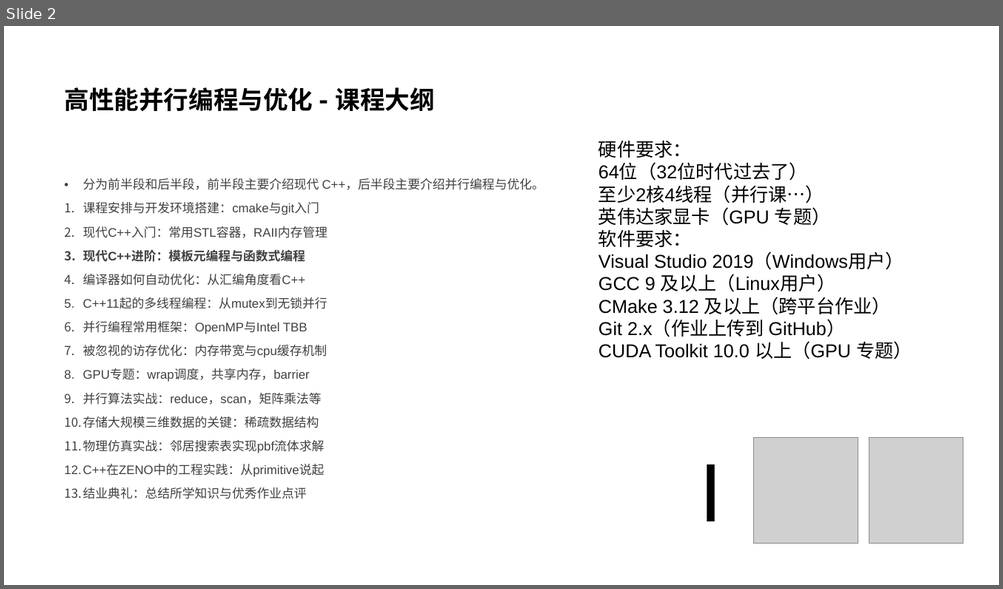
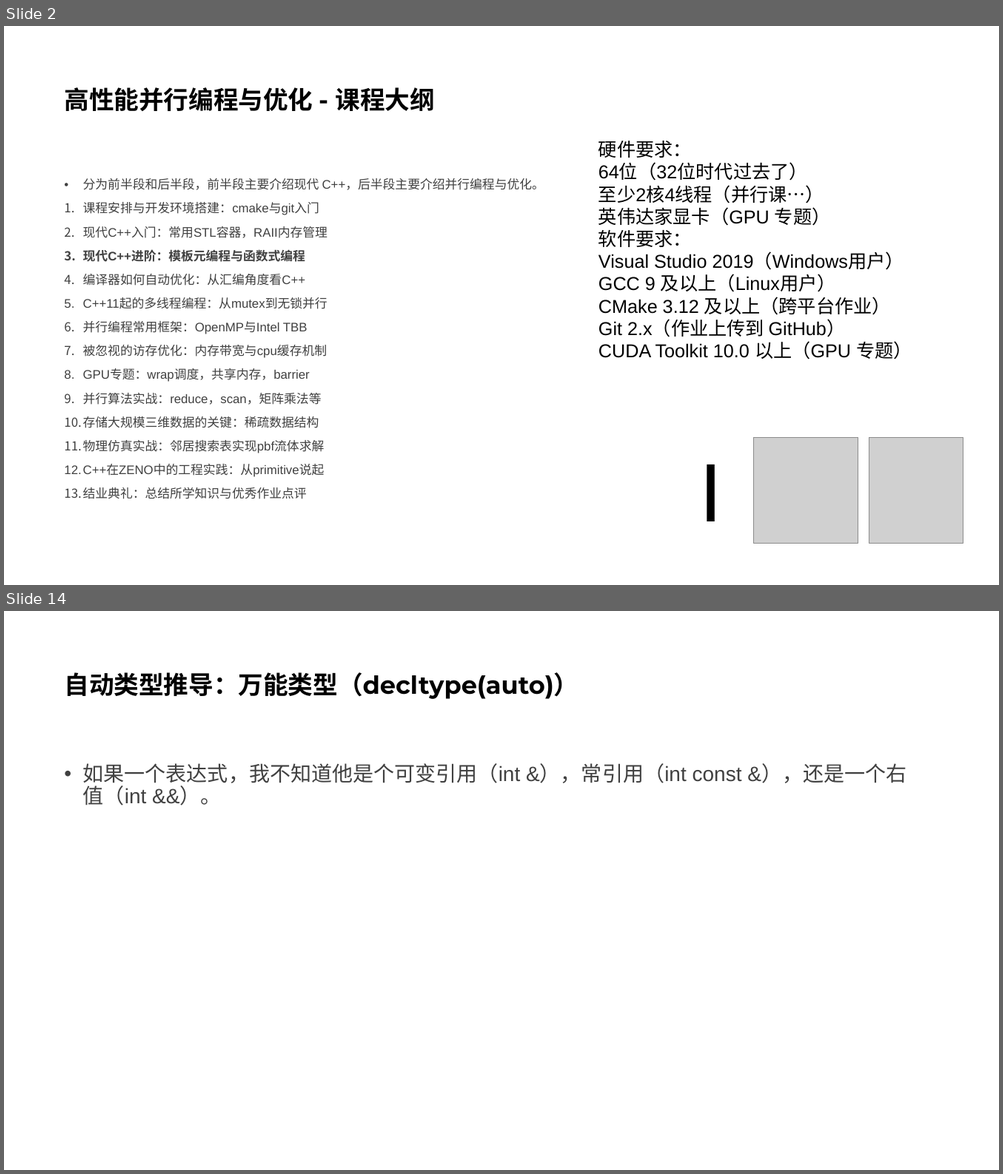
Before and after one commit to parallel101/course, a slide deck: 03/slides.pptx. Shown one above the other, each under a label of ours: slide 2 before the commit, slides 2 and 14 after it; the slides between them are not shown. The pictures are 1003x589 and 1003x1174 pixels, drawn with LibreOffice and Linux fonts; fonts in the diff are those of the drawing; grey boxes stand for pictures; background and template pictures are left out. Boxes give left, top, right and bottom in pixels: in the first picture for what was removed or moved away, otherwise in the second. Text is boxed around its words. In the diff, an @@ line names an element or a change of style, - is before the commit and + after.

```diff
--- a/03/slides.pptx
+++ b/03/slides.pptx
@@ slide 14 added at [4, 611, 999, 1170], background #FFFFFF @@
@@ title added at [64, 672, 578, 699], 24 pt, text #000000, bold @@
+自动类型推导：万能类型（decltype(auto)）
@@ text added at [83, 763, 906, 806], 20 pt, text #404040 @@
+• 如果一个表达式，我不知道他是个可变引用（int &），常引用（int const &），还是一个右值（int &&）。
```
Also in this commit, not shown: 11 other slides added, 1 slide removed, 12 other files.
